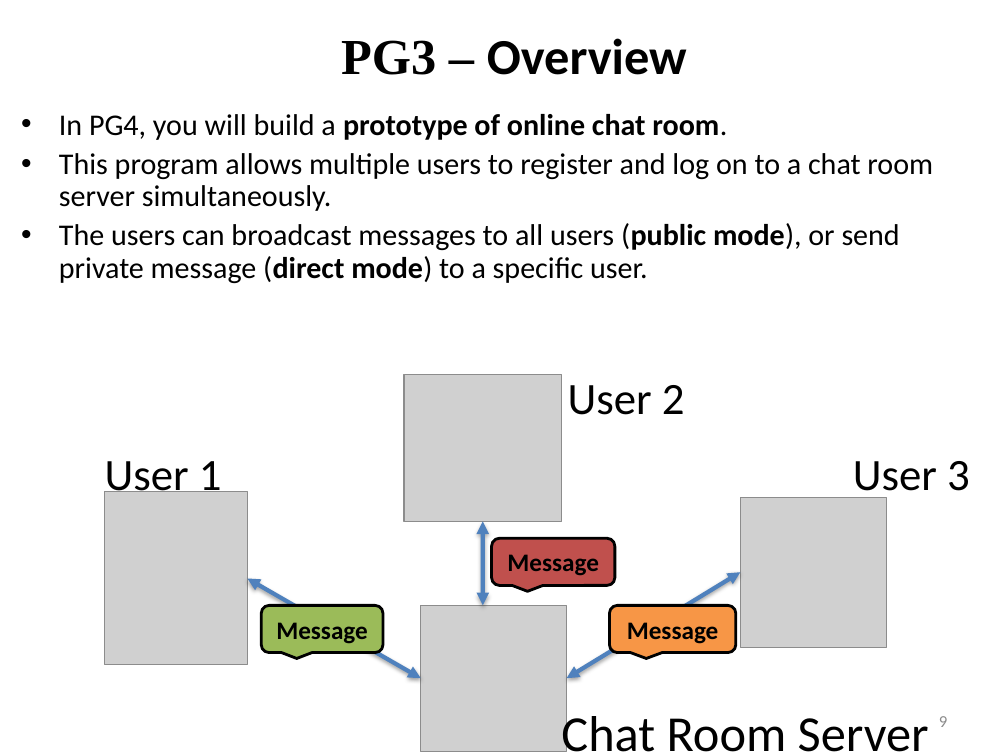
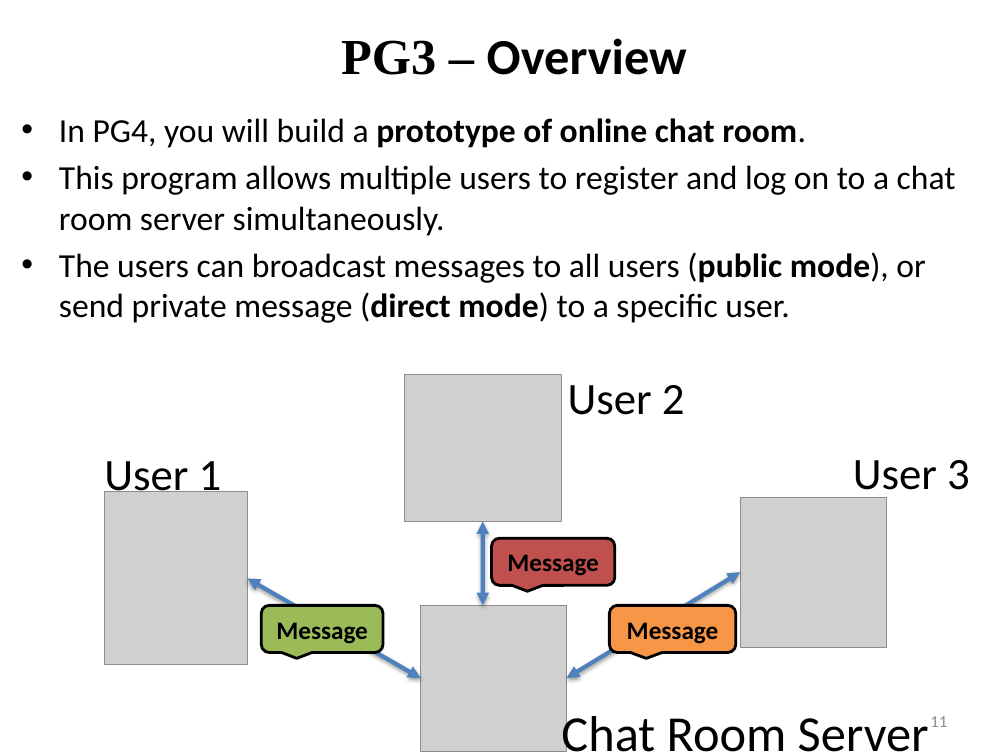
Before and after one commit to NathanRVance/pg3_tutorial, a slide deck: slide 11 of Tutorial 2_PG4.pptx (slide 9 before the commit). Drawn at 1008x756 pixels with LibreOffice and Linux fonts; fonts in the diff are those of the drawing; grey boxes stand for pictures. Boxes give left, top, right and bottom in pixels: in the first picture for what was removed or moved away, otherwise in the second. Text is boxed around its words. In the diff, an @@ line names an element or a change of style, - is before the commit and + after.

```diff
--- a/Tutorial 2_PG4.pptx
+++ b/Tutorial 2_PG4.pptx
@@ text "In PG4, you will build ..." at (59, 118, 956, 323): size 21.5 to 24 pt; line spacing 0.9 to 1 @@
@@ page number at (930, 716, 947, 727): text changed @@
-9
+11
```
Also in this commit, not shown: 17 other slides changed, 3 slides added, 1 slide removed.
